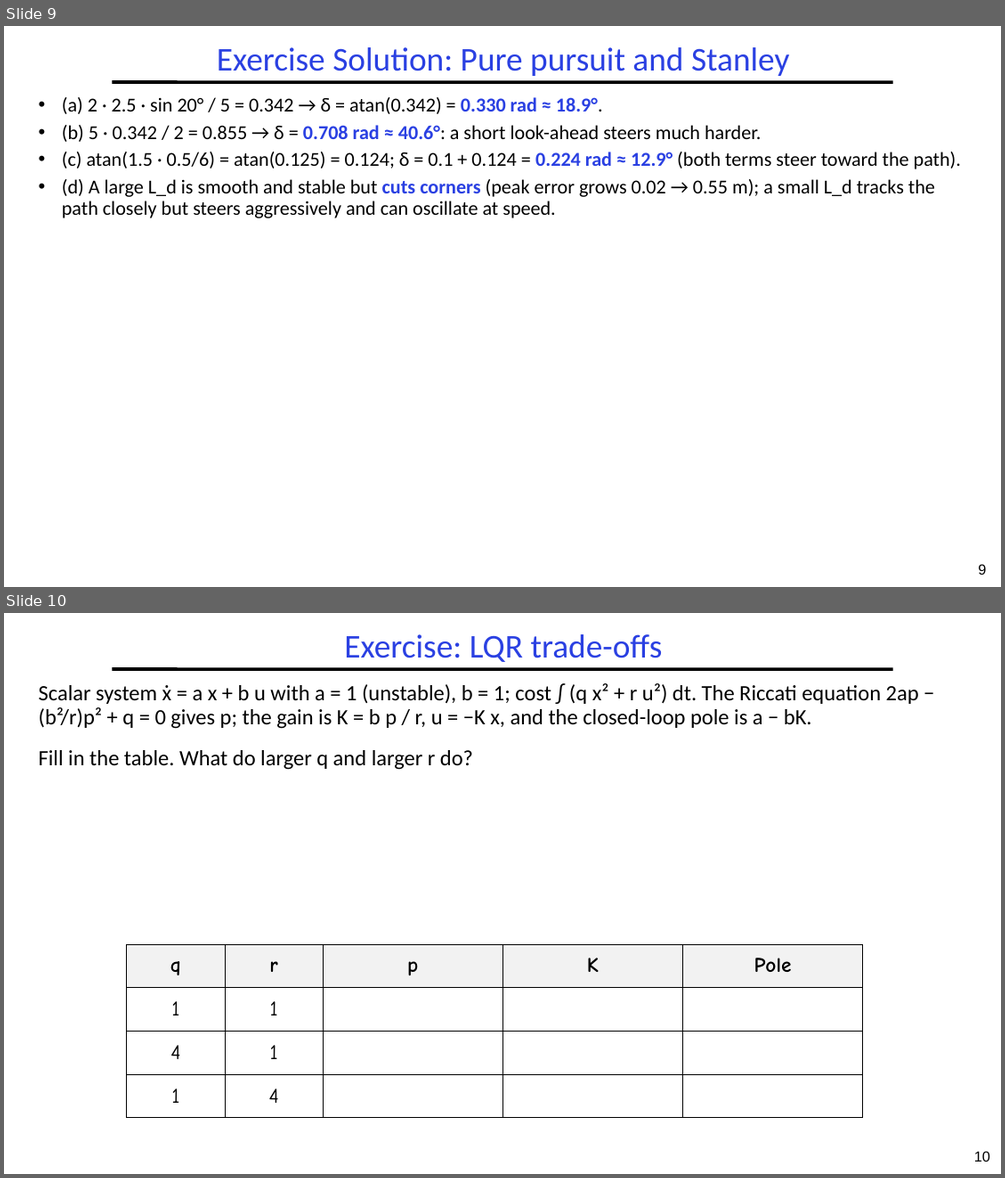
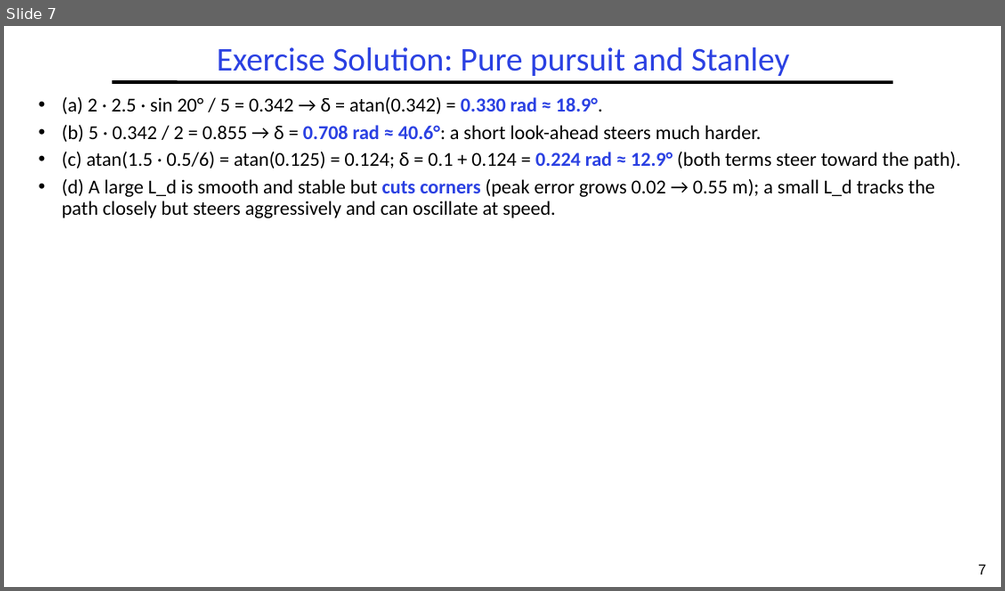
Before and after one commit to guhofstra/CSC144V, a slide deck: Exercises/L8-Exercises ANS.pptx. Shown one above the other, each under a label of ours: slides 9 and 10 before the commit, slide 7 after it. The pictures are 1005x1178 and 1005x591 pixels, drawn with LibreOffice and Linux fonts; fonts in the diff are those of the drawing. Boxes give left, top, right and bottom in pixels: in the first picture for what was removed or moved away, otherwise in the second. Text is boxed around its words. In the diff, an @@ line names an element or a change of style, - is before the commit and + after.

```diff
--- a/Exercises/L8-Exercises ANS.pptx
+++ b/Exercises/L8-Exercises ANS.pptx
@@ slide 10 removed at [4, 613, 1001, 1174], background #FFFFFF; not listed: 2 template elements that a slide beside it also shows @@
@@ title removed at [344, 634, 663, 662] @@
-Exercise: LQR trade-offs
@@ text removed at [39, 683, 919, 770] @@
-Scalar system ẋ = a x + b u with a = 1 (unstable), b = 1; cost ∫ (q x² + r u²) dt. The Riccati equation 2ap − (b²/r)p² + q = 0 gives p; the gain is K = b p / r, u = −K x, and the closed-loop pole is a − bK.
-Fill in the table. What do larger q and larger r do?
@@ table removed at [127, 944, 863, 1118], 4 rows, 5 columns @@
-q | r | p | K | Pole
-1 | 1 |  |  | 
-4 | 1 |  |  | 
-1 | 4 |  |  | 
@@ what was slide 9 is now slide 7 @@
@@ page number at [978, 564, 986, 574]: text changed @@
-9
+7
```
Also in this commit, not shown: 1 slide changed, 5 other slides removed, 19 other files.
